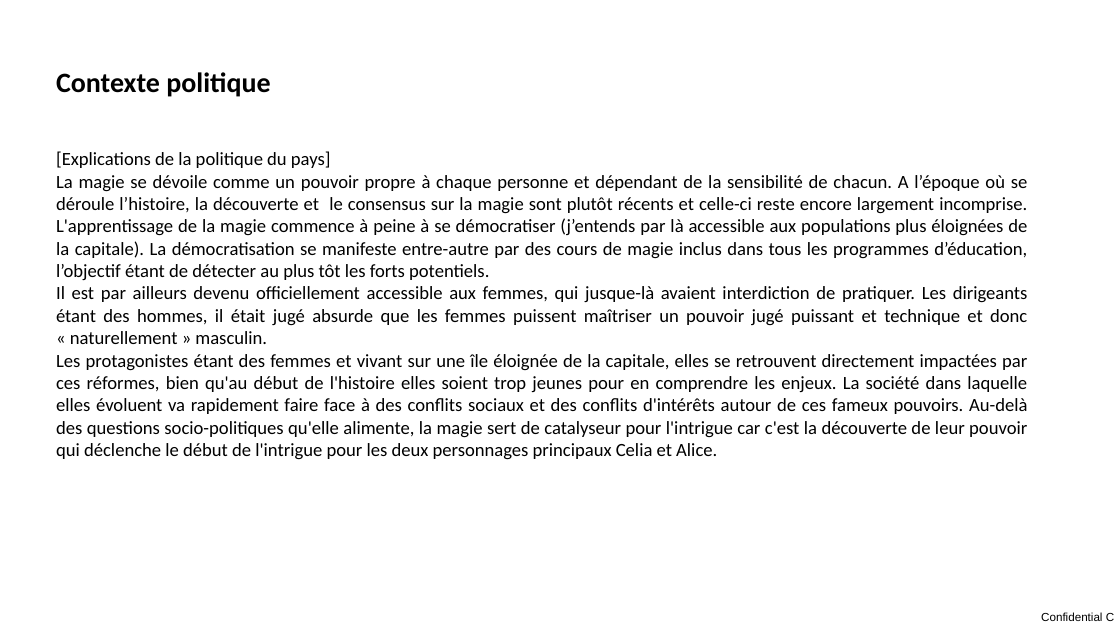
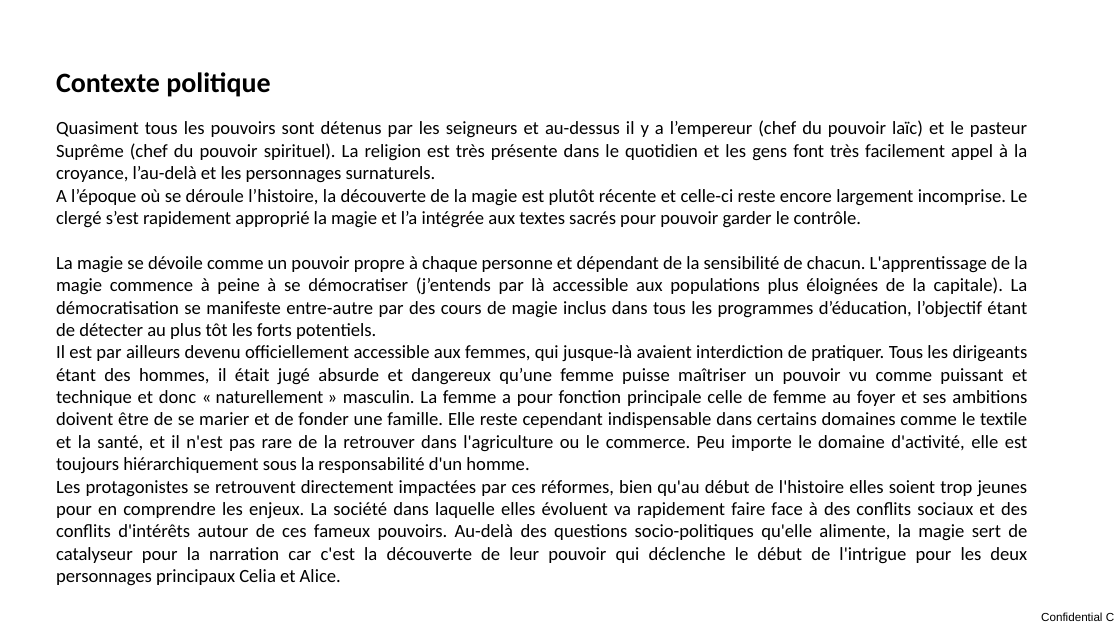
Before and after one commit to Audichu/Formation_studi, a slide deck: slide 8 of 01_WorkInProgress/01_PréProd/intention.pptx. Drawn at 1120x630 pixels with LibreOffice and Linux fonts; fonts in the diff are those of the drawing. Boxes give left, top, right and bottom in pixels: in the first picture for what was removed or moved away, otherwise in the second. Text is boxed around its words. In the diff, an @@ line names an element or a change of style, - is before the commit and + after.

```diff
--- a/01_WorkInProgress/01_PréProd/intention.pptx
+++ b/01_WorkInProgress/01_PréProd/intention.pptx
@@ text at (x1=56, y1=120, x2=1028, y2=585): text changed @@
-[Explications de la politique du pays]
-La magie se dévoile comme un pouvoir propre à chaque personne et dépendant de la sensibilité de chacun. A l’époque où se déroule l’histoire, la découverte et le consensus sur la magie sont plutôt récents et celle-ci reste encore largement incomprise. L'apprentissage de la magie commence à peine à se démocratiser (j’entends par là accessible aux populations plus éloignées de la capitale). La démocratisation se manifeste entre-autre par des cours de magie inclus dans tous les programmes d’éducation, l’objectif étant de détecter au plus tôt les forts potentiels.
-Il est par ailleurs devenu officiellement accessible aux femmes, qui jusque-là avaient interdiction de pratiquer. Les dirigeants étant des hommes, il était jugé absurde que les femmes puissent maîtriser un pouvoir jugé puissant et technique et donc « naturellement » masculin.
-Les protagonistes étant des femmes et vivant sur une île éloignée de la capitale, elles se retrouvent directement impactées par ces réformes, bien qu'au début de l'histoire elles soient trop jeunes pour en comprendre les enjeux. La société dans laquelle elles évoluent va rapidement faire face à des conflits sociaux et des conflits d'intérêts autour de ces fameux pouvoirs. Au-delà des questions socio-politiques qu'elle alimente, la magie sert de catalyseur pour l'intrigue car c'est la découverte de leur pouvoir qui déclenche le début de l'intrigue pour les deux personnages principaux Celia et Alice.
+Quasiment tous les pouvoirs sont détenus par les seigneurs et au-dessus il y a l’empereur (chef du pouvoir laïc) et le pasteur Suprême (chef du pouvoir spirituel). La religion est très présente dans le quotidien et les gens font très facilement appel à la croyance, l’au-delà et les personnages surnaturels.
+A l’époque où se déroule l’histoire, la découverte de la magie est plutôt récente et celle-ci reste encore largement incomprise. Le clergé s’est rapidement approprié la magie et l’a intégrée aux textes sacrés pour pouvoir garder le contrôle.
+La magie se dévoile comme un pouvoir propre à chaque personne et dépendant de la sensibilité de chacun. L'apprentissage de la magie commence à peine à se démocratiser (j’entends par là accessible aux populations plus éloignées de la capitale). La démocratisation se manifeste entre-autre par des cours de magie inclus dans tous les programmes d’éducation, l’objectif étant de détecter au plus tôt les forts potentiels.
+Il est par ailleurs devenu officiellement accessible aux femmes, qui jusque-là avaient interdiction de pratiquer. Tous les dirigeants étant des hommes, il était jugé absurde et dangereux qu’une femme puisse maîtriser un pouvoir vu comme puissant et technique et donc « naturellement » masculin. La femme a pour fonction principale celle de femme au foyer et ses ambitions doivent être de se marier et de fonder une famille. Elle reste cependant indispensable dans certains domaines comme le textile et la santé, et il n'est pas rare de la retrouver dans l'agriculture ou le commerce. Peu importe le domaine d'activité, elle est toujours hiérarchiquement sous la responsabilité d'un homme.
+Les protagonistes se retrouvent directement impactées par ces réformes, bien qu'au début de l'histoire elles soient trop jeunes pour en comprendre les enjeux. La société dans laquelle elles évoluent va rapidement faire face à des conflits sociaux et des conflits d'intérêts autour de ces fameux pouvoirs. Au-delà des questions socio-politiques qu'elle alimente, la magie sert de catalyseur pour la narration car c'est la découverte de leur pouvoir qui déclenche le début de l'intrigue pour les deux personnages principaux Celia et Alice.
```
Also in this commit, not shown: 5 other slides changed.
